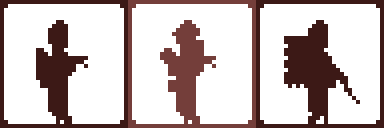
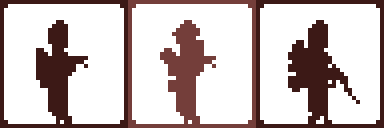
Layered file, before and after one edit (384×128). Changes by layer:
painted on "Layer #1" over [284, 36, 332, 124]
